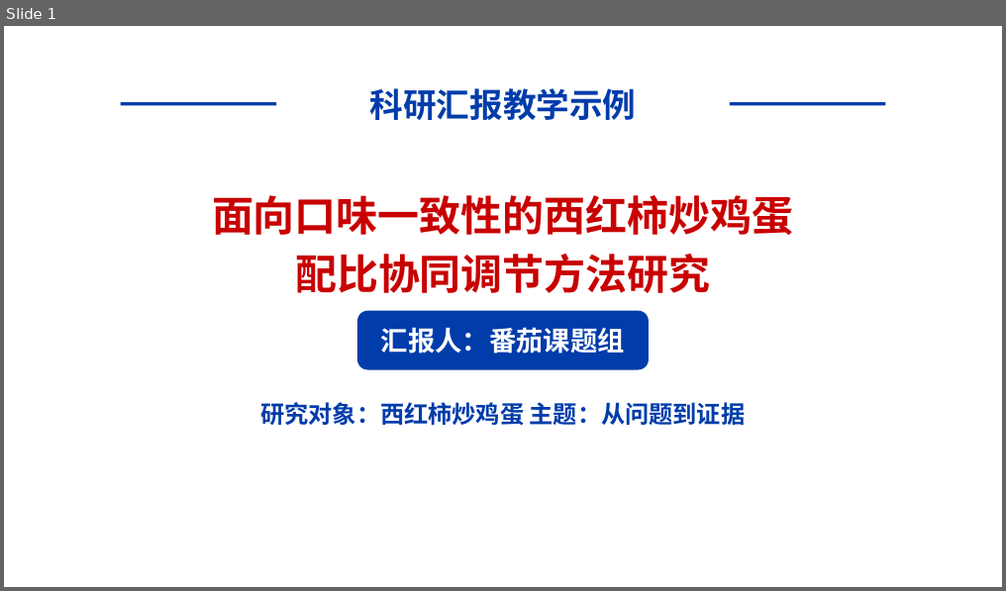
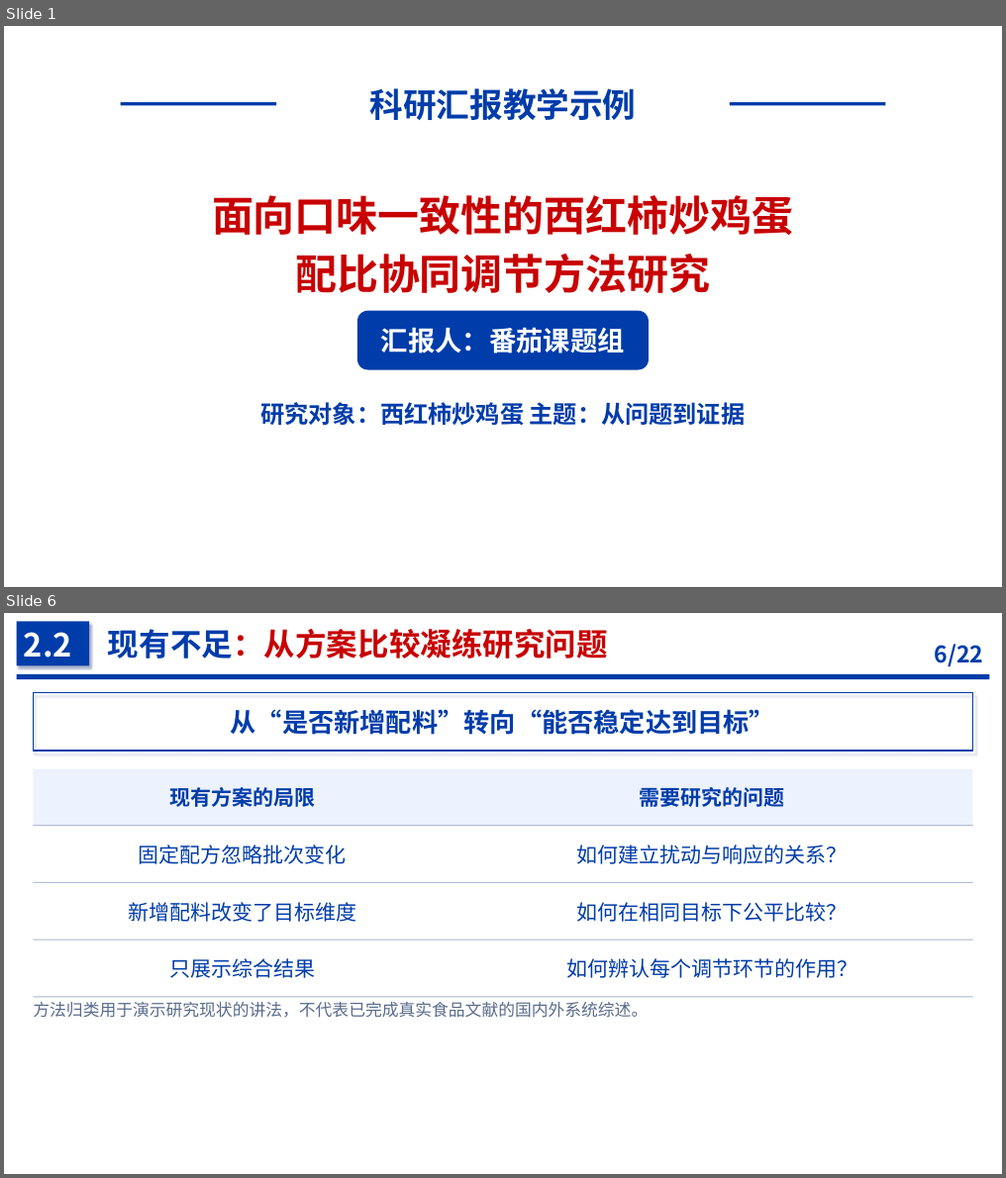
Before and after one commit to PaoShou-China/thesis-defense-slidev, a slide deck: template/examples/tomato/tomato-research.pptx. Shown one above the other, each under a label of ours: slide 1 before the commit, slides 1 and 6 after it; the slides between them are not shown. The pictures are 1006x591 and 1006x1178 pixels, drawn with LibreOffice and Linux fonts; fonts in the diff are those of the drawing; background and template pictures are left out. Boxes give left, top, right and bottom in pixels: in the first picture for what was removed or moved away, otherwise in the second. Text is boxed around its words. In the diff, an @@ line names an element or a change of style, - is before the commit and + after.

```diff
--- a/template/examples/tomato/tomato-research.pptx
+++ b/template/examples/tomato/tomato-research.pptx
@@ slide 6 added at (4,613,1002,1174), background #FFFFFF @@
@@ rectangle added at (16,621,89,665), fill #003CAA @@
@@ text added at (24,632,72,658), 23.2 pt, text #FFFFFF, bold @@
+2.2
@@ text added at (108,629,608,659), 22.5 pt, text #C80000, bold @@
+现有不足：从方案比较凝练研究问题
@@ text added at (935,644,984,667), 16.5 pt, text #003CAA, bold @@
+6/22
@@ rectangle added at (16,673,989,679), fill #003CAA @@
@@ rectangle added at (33,693,973,751), outline #003CAA 0.75 pt @@
@@ text added at (231,709,775,735), 18.8 pt, text #003CAA, bold @@
+从“是否新增配料”转向“能否稳定达到目标”
@@ rectangle added at (33,769,451,827), fill #EDF2FF @@
@@ text added at (169,787,315,807), 15 pt, text #003CAA, bold @@
+现有方案的局限
@@ rectangle added at (451,769,972,827), fill #EDF2FF @@
@@ text added at (640,787,785,807), 15 pt, text #003CAA, bold @@
+需要研究的问题
@@ rectangle added at (33,825,973,826), fill #9CA3AF at 20% opacity @@
@@ rectangle added at (33,825,451,826), fill #B0BED7 @@
@@ text added at (139,845,347,864), 15 pt, text #003CAA @@
+固定配方忽略批次变化
@@ rectangle added at (451,825,972,826), fill #B0BED7 @@
@@ text added at (577,845,847,864), 15 pt, text #003CAA @@
+如何建立扰动与响应的关系？
@@ rectangle added at (33,882,973,883), fill #9CA3AF at 20% opacity @@
@@ rectangle added at (33,882,451,883), fill #B0BED7 @@
@@ text added at (128,902,356,922), 15 pt, text #003CAA @@
+新增配料改变了目标维度
@@ rectangle added at (451,882,972,883), fill #B0BED7 @@
@@ text added at (577,902,847,922), 15 pt, text #003CAA @@
+如何在相同目标下公平比较？
@@ rectangle added at (33,940,973,941), fill #9CA3AF at 20% opacity @@
@@ rectangle added at (33,940,451,941), fill #B0BED7 @@
@@ text added at (169,959,315,978), 15 pt, text #003CAA @@
+只展示综合结果
@@ rectangle added at (451,940,972,941), fill #B0BED7 @@
@@ text added at (566,959,857,978), 15 pt, text #003CAA @@
+如何辨认每个调节环节的作用？
@@ rectangle added at (33,996,973,997), fill #9CA3AF at 20% opacity @@
@@ rectangle added at (33,996,451,997), fill #B0BED7 @@
@@ rectangle added at (451,996,972,997), fill #B0BED7 @@
@@ text added at (33,1002,648,1018), 12 pt, text #596B8B @@
+方法归类用于演示研究现状的讲法，不代表已完成真实食品文献的国内外系统综述。
```
Also in this commit, not shown: 12 slides changed, 7 other slides added, 2 slides removed, 44 other files.
